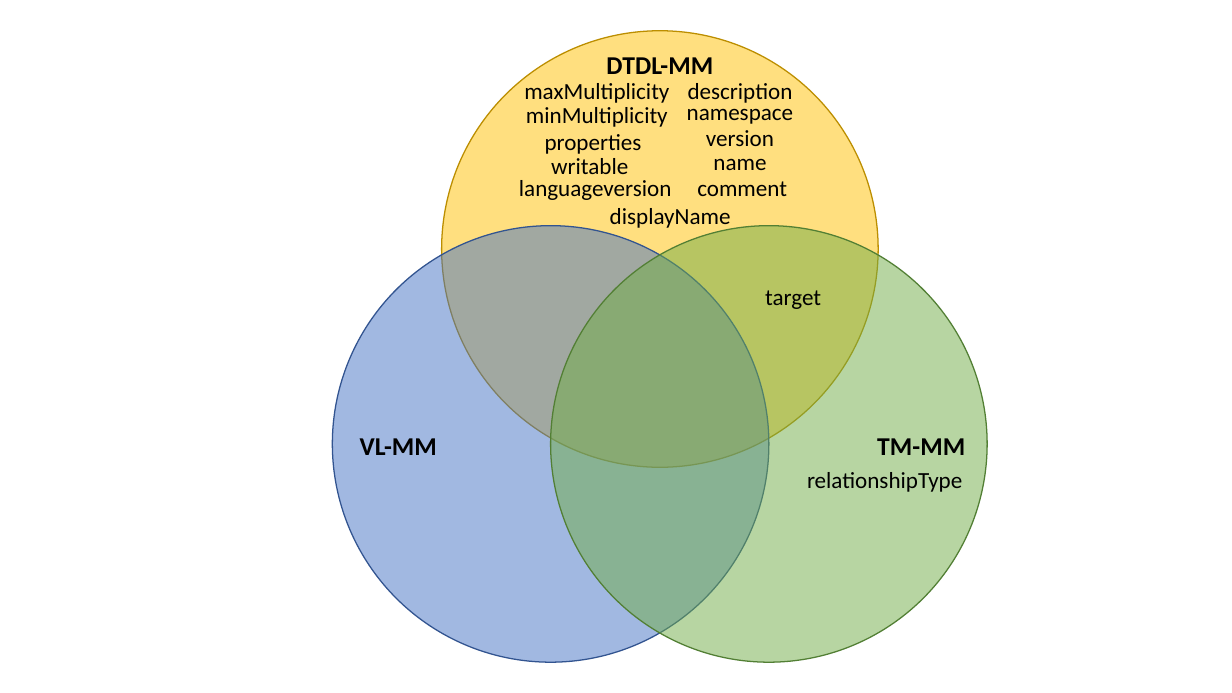
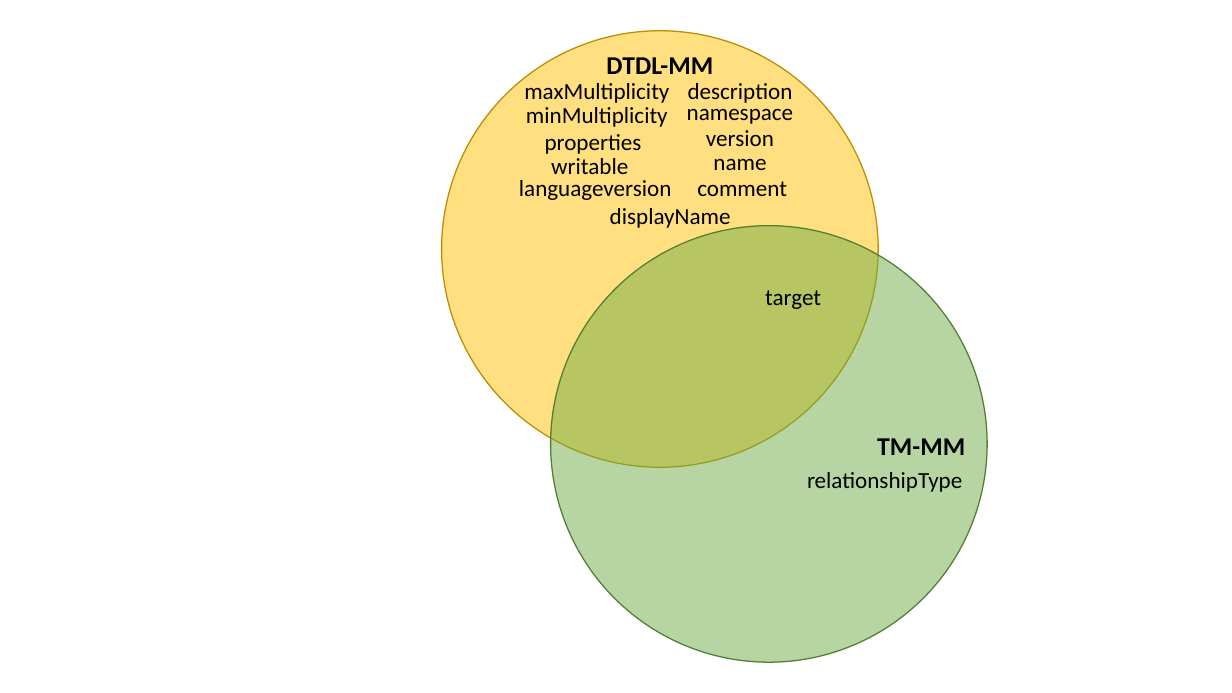
Before and after one commit to derlehner/dt_language_comparison, a slide deck: slide 5 of Figures.pptx. Drawn at 1232x693 pixels with LibreOffice and Linux fonts; fonts in the diff are those of the drawing. Boxes give left, top, right and bottom in pixels: in the first picture for what was removed or moved away, otherwise in the second. Text is boxed around its words. In the diff, an @@ line names an element or a change of style, - is before the commit and + after.

```diff
--- a/Figures.pptx
+++ b/Figures.pptx
@@ ellipse removed at (333,226,769,662) @@
@@ text removed at (360,438,437,455) @@
-VL-MM
```
Also in this commit, not shown: 1 other slide changed, 1 other file.
